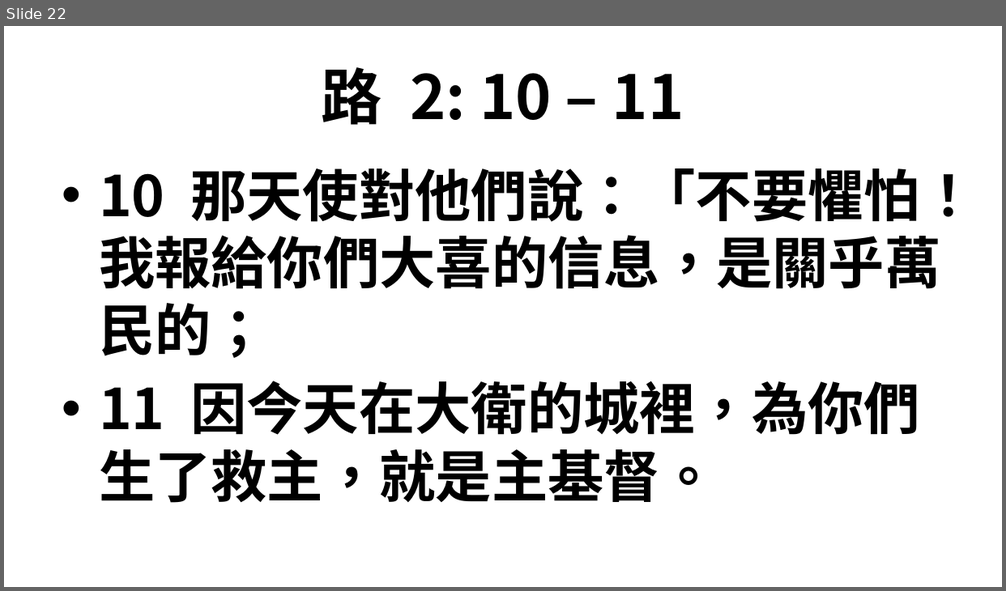
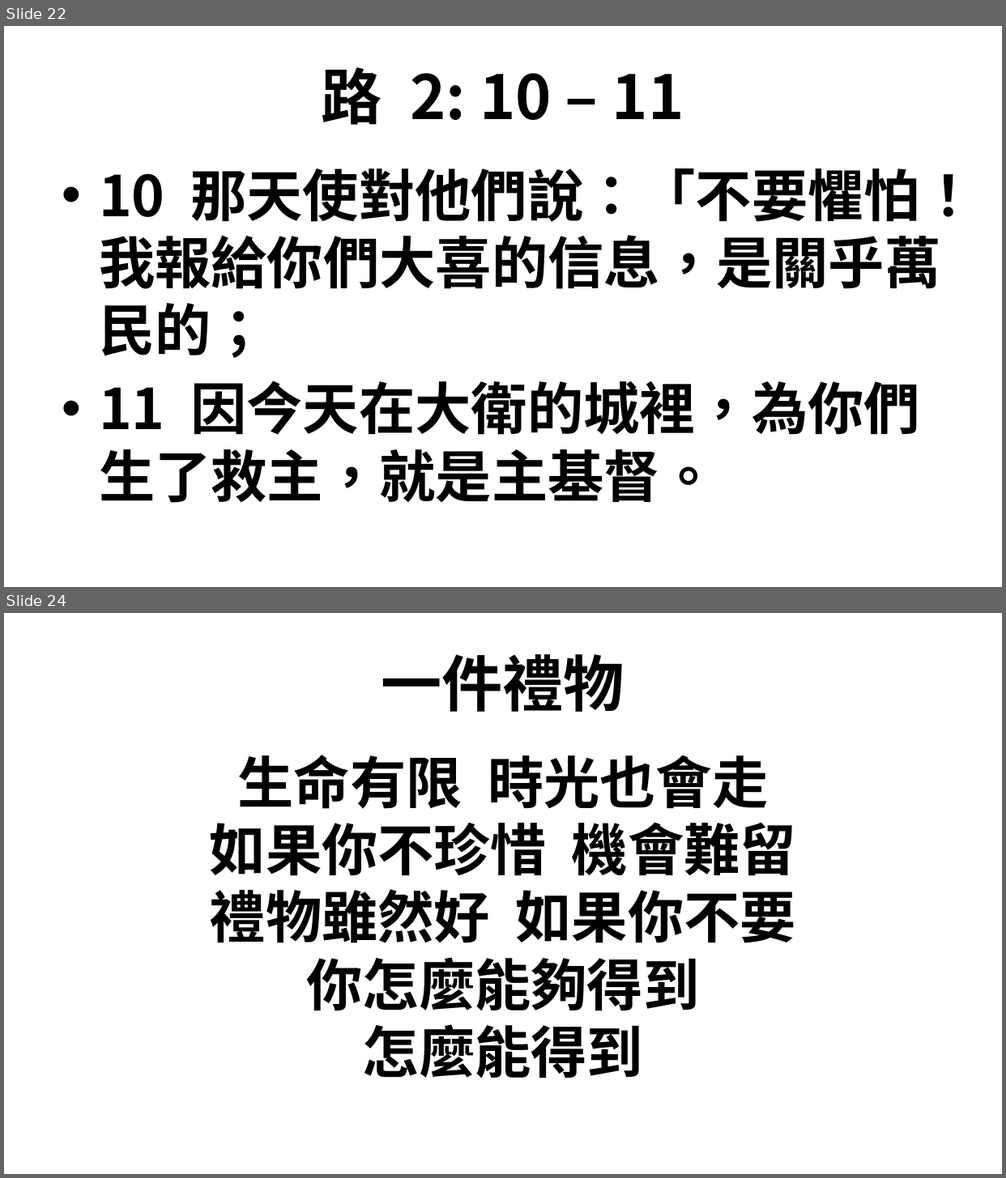
Before and after one commit to batisuoc/bible-school, a slide deck: 2021年主日學慶祝聖誕.pptx. Shown one above the other, each under a label of ours: slide 22 before the commit, slides 22 and 24 after it; the slides between them are not shown. The pictures are 1006x591 and 1006x1178 pixels, drawn with LibreOffice and Linux fonts; fonts in the diff are those of the drawing; background and template pictures are left out. Boxes give left, top, right and bottom in pixels: in the first picture for what was removed or moved away, otherwise in the second. Text is boxed around its words. In the diff, an @@ line names an element or a change of style, - is before the commit and + after.

```diff
--- a/2021年主日學慶祝聖誕.pptx
+++ b/2021年主日學慶祝聖誕.pptx
@@ slide 24 added at <box>4,613,1002,1174</box>, background picture (left out) @@
@@ title added at <box>381,654,624,712</box>, 58.7 pt, text #000000, bold @@
+一件禮物
@@ text added at <box>210,755,796,1079</box>, 54 pt, text #000000, bold @@
+生命有限 時光也會走
+如果你不珍惜 機會難留
+禮物雖然好 如果你不要
+你怎麼能夠得到
+怎麼能得到
```
Also in this commit, not shown: 3 other slides added, 3 other files.
